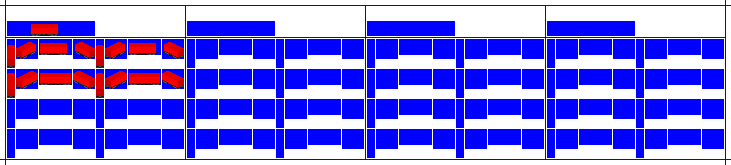
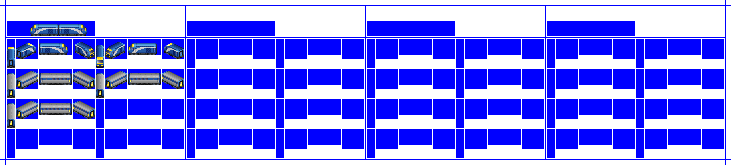
Two versions of the same layered image (w=731, h=165). Layer-by-layer changes:
showed "Lights", painted on it over [89, 49, 111, 66]
added layer "Liv5" above "Liv4" over [7, 24, 184, 128]
hid "CC1", painted on it over [7, 24, 184, 128]
